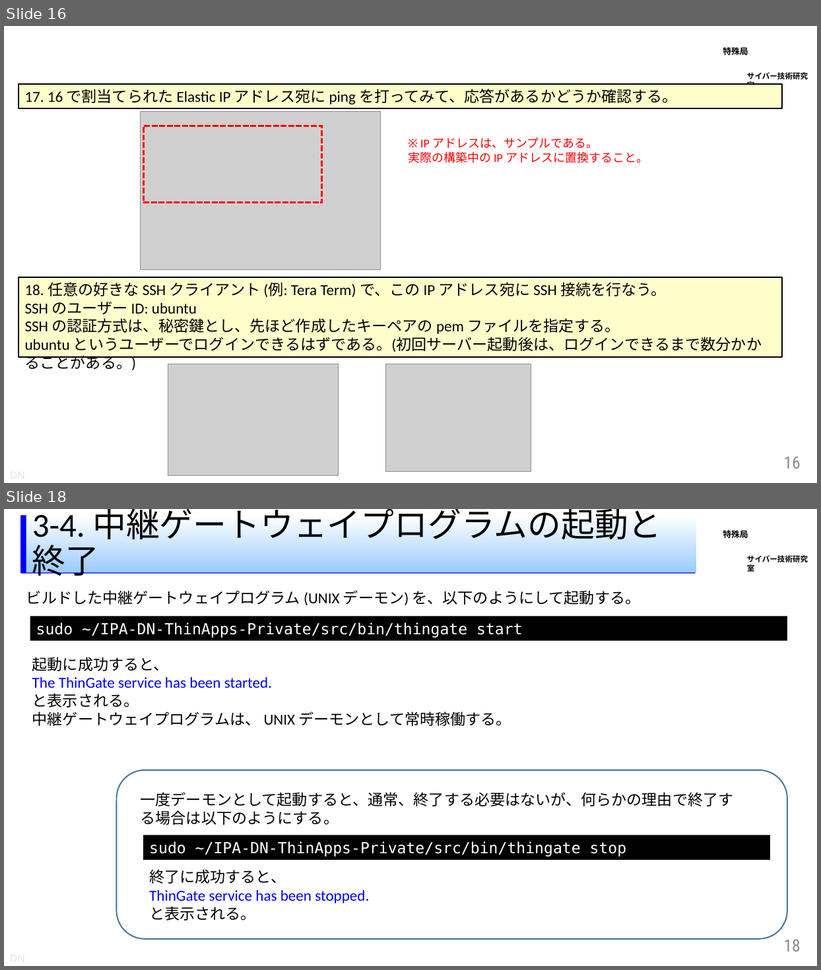
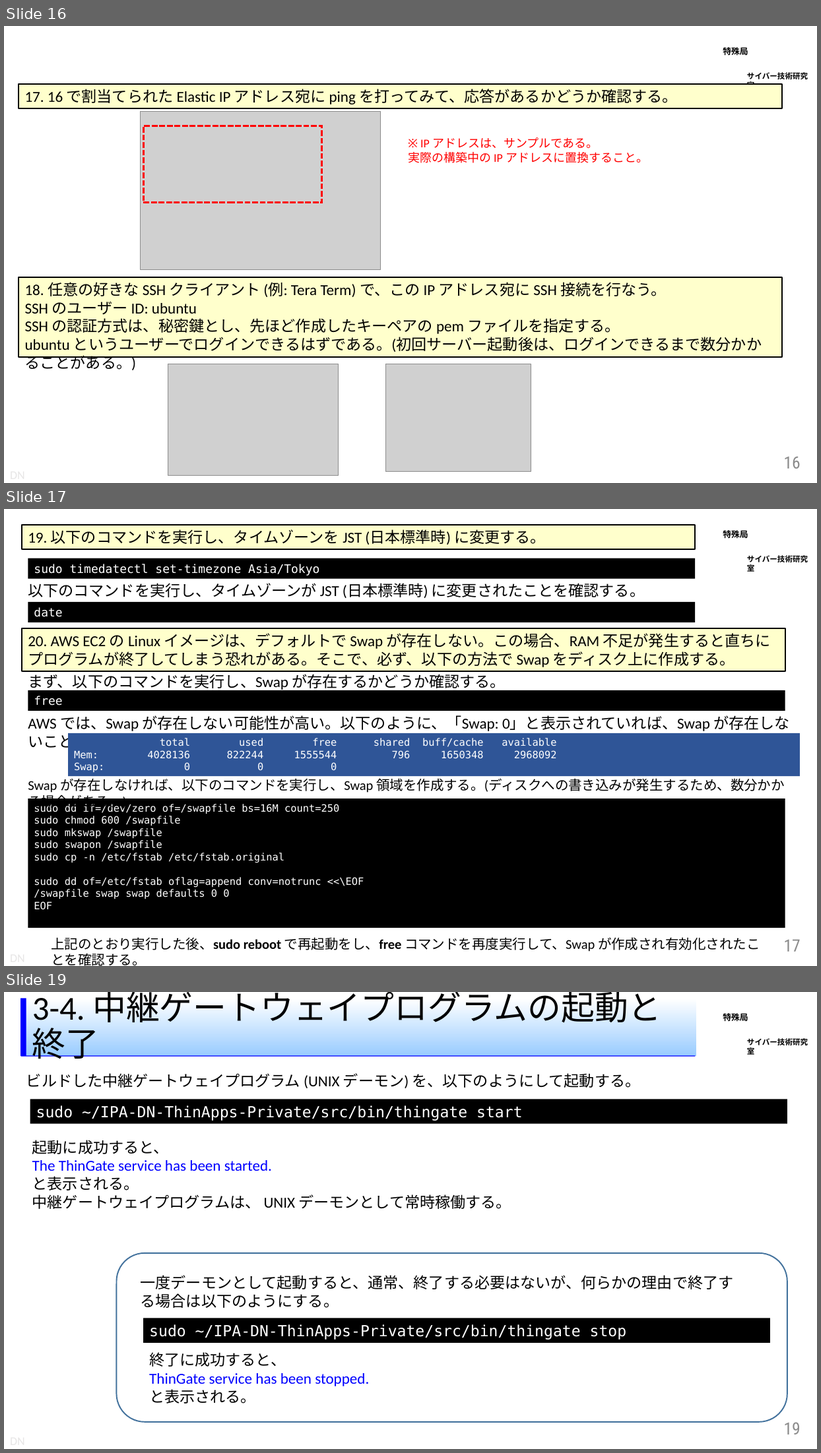
Before and after one commit to IPA-CyberLab/IPA-DN-Docs, a slide deck: Docs/ThinTeleworkSystem/ja/SystemManual/210916 beta8preview2/ThinTele 構築マニュアル (スタンドアロン版).pptx. Shown one above the other, each under a label of ours: slides 16 and 18 before the commit, slides 16, 17 and 19 after it; the slides between them are not shown. The pictures are 821x970 and 821x1453 pixels, drawn with LibreOffice and Linux fonts; fonts in the diff are those of the drawing; grey boxes stand for pictures; background and template pictures are left out. Boxes give left, top, right and bottom in pixels: in the first picture for what was removed or moved away, otherwise in the second. Text is boxed around its words. In the diff, an @@ line names an element or a change of style, - is before the commit and + after.

```diff
--- a/Docs/ThinTeleworkSystem/ja/SystemManual/210916 beta8preview2/ThinTele 構築マニュアル (スタンドアロン版).pptx
+++ b/Docs/ThinTeleworkSystem/ja/SystemManual/210916 beta8preview2/ThinTele 構築マニュアル (スタンドアロン版).pptx
@@ slide 17 added at bbox=[4, 509, 817, 966], background #FFFFFF; not listed: 3 template elements that a slide beside it also shows @@
@@ rectangle added at bbox=[22, 525, 695, 549], fill #FFFFCC, outline #000000 1.5 pt, 18 pt, text #000000 @@
+19. 以下のコマンドを実行し、タイムゾーンを JST (日本標準時) に変更する。
@@ rectangle added at bbox=[28, 559, 695, 579], fill #000000, 14 pt, text #FFFFFF @@
+sudo timedatectl set-timezone Asia/Tokyo
@@ text added at bbox=[28, 583, 645, 598], 18 pt, text #000000 @@
+以下のコマンドを実行し、タイムゾーンが JST (日本標準時) に変更されたことを確認する。
@@ rectangle added at bbox=[28, 601, 695, 623], fill #000000, 14 pt, text #FFFFFF @@
+date
@@ rectangle added at bbox=[22, 628, 785, 672], fill #FFFFCC, outline #000000 1.5 pt, 18 pt, text #000000 @@
+20. AWS EC2 の Linux イメージは、デフォルトで Swap が存在しない。この場合、RAM 不足が発生すると直ちにプログラムが終了してしまう恐れがある。そこで、必ず、以下の方法で Swap をディスク上に作成する。
@@ text added at bbox=[28, 674, 505, 691], 18 pt, text #000000 @@
+まず、以下のコマンドを実行し、Swap が存在するかどうか確認する。
@@ rectangle added at bbox=[28, 690, 785, 711], fill #000000, 14 pt, text #FFFFFF @@
+free
@@ text added at bbox=[28, 716, 789, 751], 18 pt, text #000000 @@
+AWS では、Swap が存在しない可能性が高い。以下のように、「Swap: 0」と表示されていれば、Swap が存在しないことを意味する。
@@ rectangle added at bbox=[68, 733, 800, 777], fill #2F5597, 12 pt, text #FFFFFF @@
+total used free shared buff/cache available
+Mem: 4028136 822244 1555544 796 1650348 2968092
+Swap: 0 0 0
@@ text added at bbox=[28, 778, 785, 811], 16 pt, text #000000 @@
+Swap が存在しなければ、以下のコマンドを実行し、Swap 領域を作成する。(ディスクへの書き込みが発生するため、数分かかる場合がある。)
@@ rectangle added at bbox=[28, 799, 785, 928], fill #000000, 12 pt, text #FFFFFF @@
+sudo dd if=/dev/zero of=/swapfile bs=16M count=250
+sudo chmod 600 /swapfile
+sudo mkswap /swapfile
+sudo swapon /swapfile
+sudo cp -n /etc/fstab /etc/fstab.original
+sudo dd of=/etc/fstab oflag=append conv=notrunc <<\EOF
+/swapfile swap swap defaults 0 0
+EOF
@@ text added at bbox=[51, 937, 760, 966], 16 pt, text #000000 @@
+上記のとおり実行した後、sudo reboot で再起動をし、free コマンドを再度実行して、Swap が作成され有効化されたことを確認する。
@@ page number added at bbox=[784, 940, 801, 952], 20 pt, text #8C8C8C @@
+17
@@ what was slide 18 is now slide 19 @@
@@ page number at bbox=[784, 1422, 801, 1435]: text changed @@
-18
+19
```
Also in this commit, not shown: 12 slides changed.
